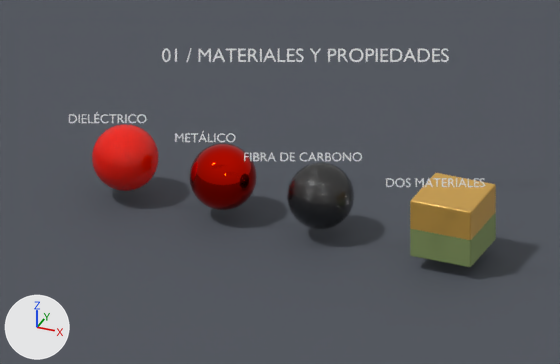
What one commit did to the Blender file entrega/01_materiales.blend.
Rendered twice from the file's camera 'Cámara entrega'. Arrows for +X, +Y and +Z are at lower left; the lights stay in place. The older version comes first.

Names of what the first picture shows: 'Cube', 'Cube.001', 'Cube.002', 'Cubo con dos materiales', 'Etiqueta - 01 / MATERIALES Y PROPIEDADES', 'Etiqueta - DIELÉCTRICO', 'Etiqueta - DOS MATERIALES', 'Etiqueta - FIBRA DE CARBONO', 'Etiqueta - METÁLICO', 'Plataforma de estudio'.
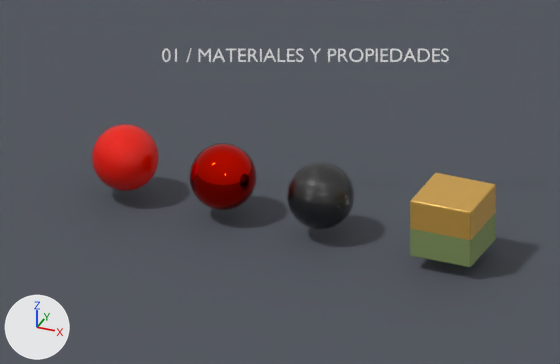
Where the change shows, as pixel boxes (x1, y1, x2, y2) in the pictures (560 x 364 px):
'Etiqueta - 01 / MATERIALES Y PROPIEDADES', text changed
    both: (162, 48, 449, 62)
'Etiqueta - FIBRA DE CARBONO', deleted
    before: (244, 152, 362, 161)
'Etiqueta - DOS MATERIALES', deleted
    before: (386, 178, 485, 187)
'Etiqueta - DIELÉCTRICO', deleted
    before: (69, 112, 146, 123)
'Etiqueta - METÁLICO', deleted
    before: (175, 131, 235, 142)

The change, as a list of edits to the scene's bpy script:
```text
Change txt_texto:
    txt_texto.body: 'DIELÉCTRICO' -> '01 / MATERIALES Y PROPIEDADES'
    txt_texto.size: 0.29 -> 0.44
Change ob_etiqueta___01___materiales_y_propiedades:
    ob_etiqueta___01___materiales_y_propiedades: bpy.data.objects.new('Etiqueta - 01 / MATERIALES Y PROPIEDADES', txt_texto_004) -> bpy.data.objects.new('Etiqueta - 01 / MATERIALES Y PROPIEDADES', txt_texto)
Remove ob_etiqueta___dieléctrico:
    ob_etiqueta___dieléctrico = bpy.data.objects.new('Etiqueta - DIELÉCTRICO', txt_texto)
    ob_etiqueta___dieléctrico.location = (-3.8, -1.05, 2.45)
    ob_etiqueta___dieléctrico.rotation_euler = (1.083, 0.0, 0.395)  # degrees (62, 0, 23)
Remove ob_etiqueta___dos_materiales:
    ob_etiqueta___dos_materiales = bpy.data.objects.new('Etiqueta - DOS MATERIALES', txt_texto_003)
    ob_etiqueta___dos_materiales.location = (4.25, -1.05, 2.45)
    ob_etiqueta___dos_materiales.rotation_euler = (1.083, 0.0, 0.395)  # degrees (62, 0, 23)
Remove ob_etiqueta___fibra_de_carbono:
    ob_etiqueta___fibra_de_carbono = bpy.data.objects.new('Etiqueta - FIBRA DE CARBONO', txt_texto_002)
    ob_etiqueta___fibra_de_carbono.location = (1.0, -1.05, 2.45)
    ob_etiqueta___fibra_de_carbono.rotation_euler = (1.083, 0.0, 0.395)  # degrees (62, 0, 23)
Remove ob_etiqueta___metálico:
    ob_etiqueta___metálico = bpy.data.objects.new('Etiqueta - METÁLICO', txt_texto_001)
    ob_etiqueta___metálico.location = (-1.4, -1.05, 2.45)
    ob_etiqueta___metálico.rotation_euler = (1.083, 0.0, 0.395)  # degrees (62, 0, 23)
```
